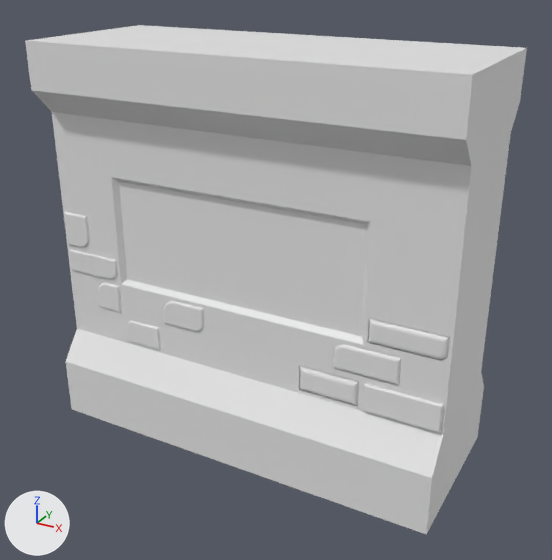
Before and after pictures for a commit that changed the Blender file env_wallWindow_anyaGupta_01.blend.
The view is the same before and after, from a 50 mm camera at (5.02, -8.88, 6.91) aimed at (0.17, -0.08, 2.51). Lighting does not change. The marker at lower left points along +X, +Y and +Z. The picture after the commit comes second.
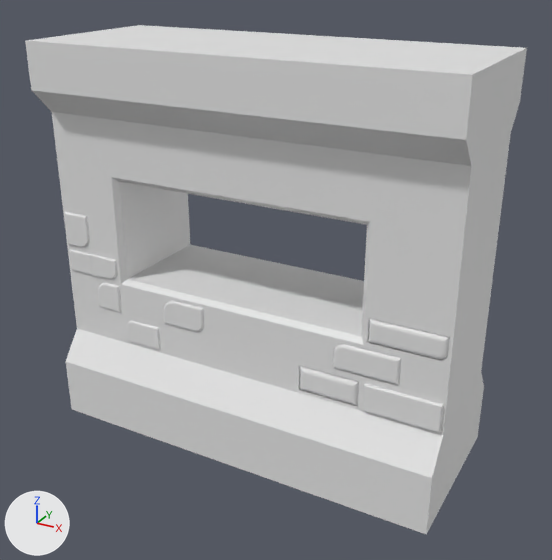
Commit message: Finished basic geometry of the wall

Boxes [x1, y1, x2, y2] around the edits, measured in the pictures (552 x 560 px):
```json
{"object": "Cube", "change": "reshaped, modifiers changed", "before": [25, 25, 527, 534], "after": [25, 25, 527, 534]}
{"part": 1, "of": "me_cube_001", "change": "cut back", "before": [119, 184, 367, 336], "after": [117, 184, 370, 337]}
```

Scene script edits in JSON lines:
```json
{"block": "me_cube_001", "where": "# used by ob_cube; location = (0.0, 0.0, 2.86)"}
{"op": "remove", "block": "me_cube_001", "code": "me_cube_001.from_pydata(...)  # 1230 vertices, 1199 faces; spans x -3.0..3.0, y -1.21..0.0, z -2.88..2.88"}
{"op": "add", "block": "me_cube_001", "code": "me_cube_001.from_pydata(...)  # 6756 vertices, 6826 faces; spans x -3.0..3.0, y -1.21..1.21, z -2.88..2.88"}
{"block": "me_cube_001", "change": "me_cube_001 part 1: 33 vertices moved within x -2.95..2.96, y -0.91..-0.89, z -1.51..-0.19; 12 vertices removed from x -1.3..1.37, y -0.82, z -0.14..0.44; 5538 vertices added at x -3.0..3.0, y -1.21..1.21, z -2.88..2.88"}
{"op": "remove", "block": "ob_cube", "code": "_m = ob_cube.modifiers.new('Mirror', 'MIRROR')"}
{"op": "remove", "block": "ob_cube", "code": "_m.use_axis = (False, True, False)"}
{"op": "remove", "block": "ob_cube", "code": "_m = ob_cube.modifiers.new('Bevel', 'BEVEL')"}
{"op": "remove", "block": "ob_cube", "code": "_m.width = 0.15"}
{"op": "remove", "block": "ob_cube", "code": "_m.width_pct = 0.15"}
{"op": "remove", "block": "ob_cube", "code": "_m.segments = 3"}
```
